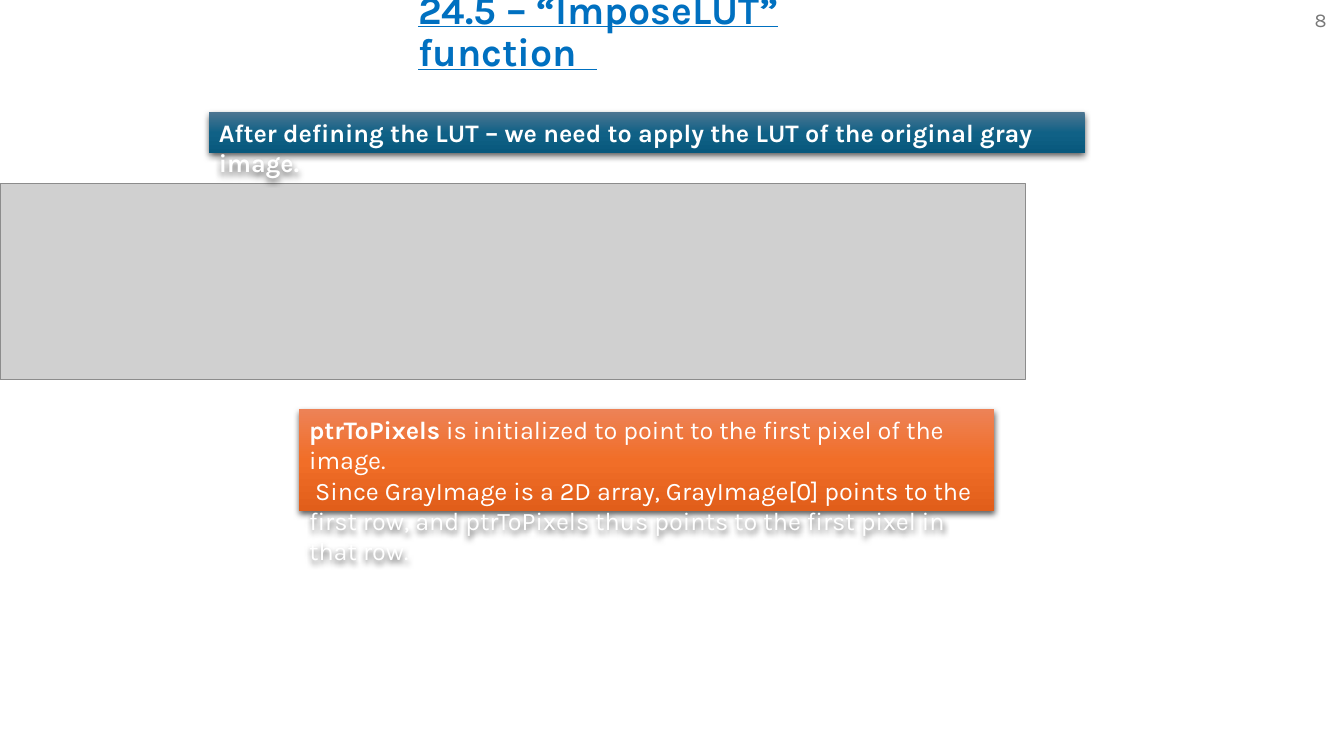
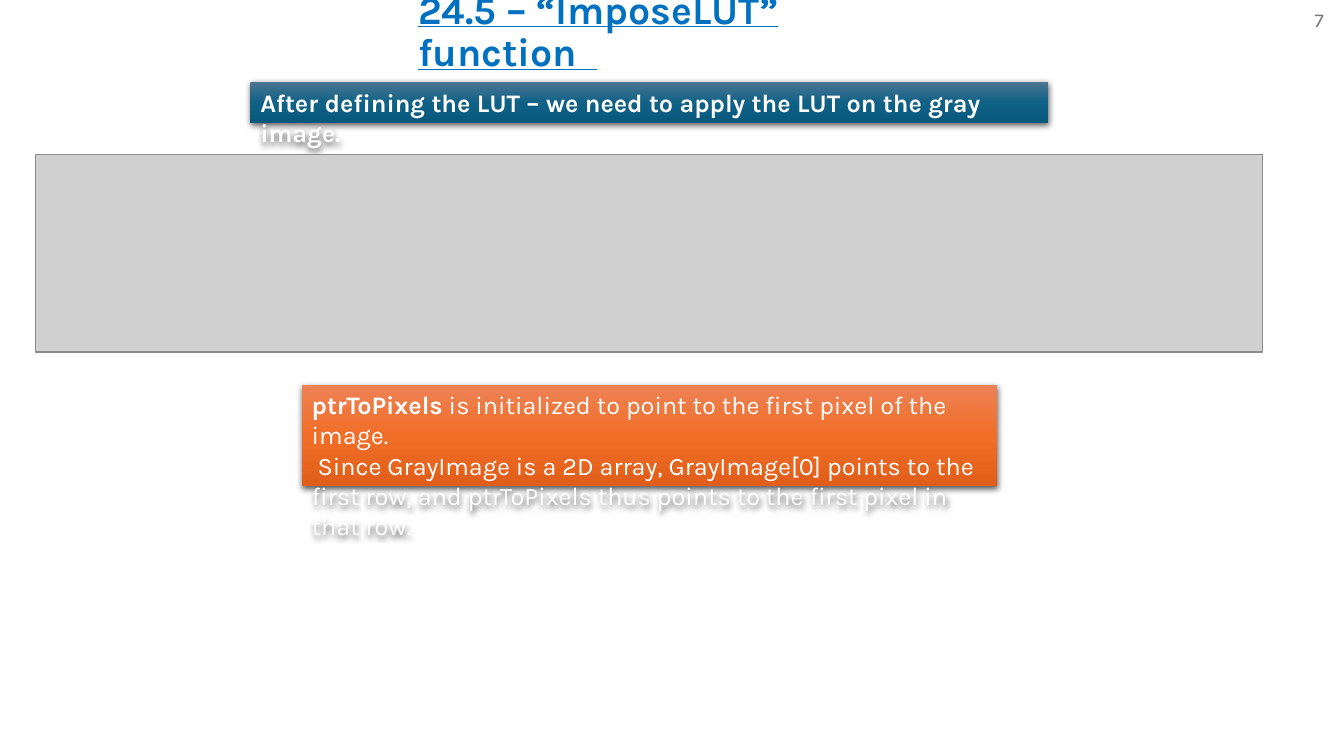
Before and after one commit to omripony/image-processing, a slide deck: slide 7 of labs/lab24- waiting for grade/version 1/1950-2210-7939-ImPr24-1.pptx (slide 8 before the commit). Drawn at 1344x756 pixels with LibreOffice and Linux fonts; fonts in the diff are those of the drawing; grey boxes stand for pictures. Boxes give left, top, right and bottom in pixels: in the first picture for what was removed or moved away, otherwise in the second. Text is boxed around its words. In the diff, an @@ line names an element or a change of style, - is before the commit and + after.

```diff
--- a/labs/lab24- waiting for grade/version 1/1950-2210-7939-ImPr24-1.pptx
+++ b/labs/lab24- waiting for grade/version 1/1950-2210-7939-ImPr24-1.pptx
@@ page number at (1315,14,1324,27): text changed @@
-8
+7
@@ rectangle "After defining the LUT – ...": place and size @@
-rectangle "After defining the LUT – ..." at (209,112,1085,152)
+rectangle "After defining the LUT – ..." at (250,82,1049,122)
@@ text in rectangle at (260,94,980,118): text changed @@
-After defining the LUT – we need to apply the LUT of the original gray image.
+After defining the LUT – we need to apply the LUT on the gray image.
@@ picture: place and size @@
-picture at (0,184,1025,380)
+picture at (36,154,1263,352)
@@ rectangle "ptrToPixels is initialized to point ...": place and size @@
-rectangle "ptrToPixels is initialized to point ..." at (299,409,995,511)
+rectangle "ptrToPixels is initialized to point ..." at (301,384,997,486)
```
Also in this commit, not shown: 9 other slides changed, 3 slides added, 2 slides removed, 31 other files.
